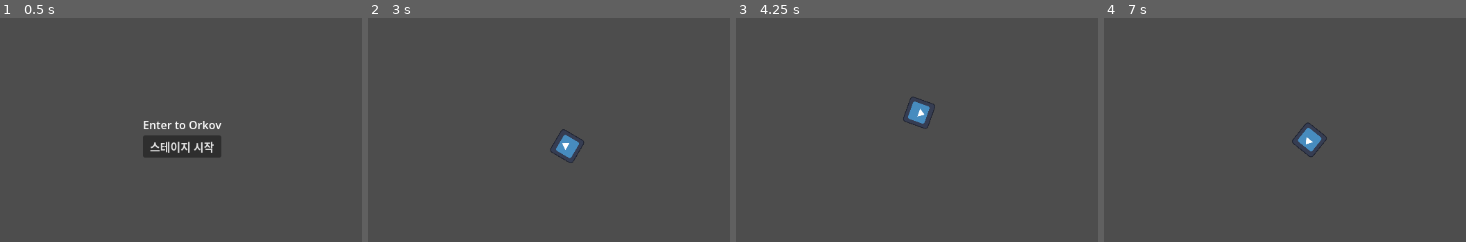
Above: before the commit, frames 1-4 (left to right).
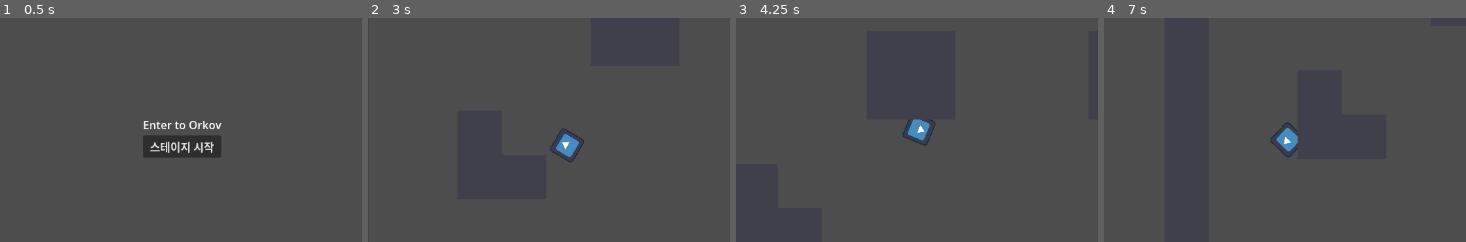
Above: after the commit, the same moments.

Repository: eueuehshsj/Orkov
Game: Godot game, scene res://scenes/main_menu.tscn
Two runs of this game, one before a commit and one after it. Both use one fixed random seed, a clock stepped at 60 frames per second and the inputs below. The project has no main scene, so this scene is started directly. The engine's default icon, where the game draws it, is replaced by a stand-in: a white triangle on a blue panel in a dark square.
Inputs (mouse positions are % of the whole screen's width and height, from its top left):
- Up to frame 1 (0.5 s): no input
- Up to frame 2 (3 s): click "스테이지 시작" at 0.5 s; tap Enter at 1.25 s; move the mouse to (69, 45) at 1.27 s; hold D (move_right) 1.28-2.03 s; click (69, 45) at 1.35 s; move the mouse to (23, 55) at 2.02 s; hold S (move_down) 2.03-2.78 s; right-click (23, 55) at 2.1 s; move the mouse to (56, 28) at 2.77 s; hold D (move_right) from 2.78 s (still down); click (56, 28) at 2.85 s
- Up to frame 3 (4.25 s): move the mouse to (39, 70) at 3.52 s; release D (move_right) at 3.53 s; hold W (move_up) from 3.53 s (still down); right-click (39, 70) at 3.6 s
- Up to frame 4 (7 s): move the mouse to (78, 65) at 4.27 s; release W (move_up) at 4.28 s; hold A (move_left) 4.28-5.78 s; click (78, 65) at 4.35 s; move the mouse to (12, 35) at 5.02 s; right-click (12, 35) at 5.1 s; tap Space at 5.75 s; move the mouse to (50, 50) at 5.77 s; hold S (move_down) 5.78-6.53 s; click (50, 50) at 5.85 s; move the mouse to (28, 25) at 6.52 s; hold D (move_right) from 6.53 s (still down); right-click (28, 25) at 6.6 s
The pictures show only the part of the screen within x 20-70%, y 23-73%; the shares and areas given below are measured in that part.

Frame 1 is identical in both runs. In frame 2, 0.2% of the frame differs, in the area x 50-60%, y 49-65%; in frame 3, 0.9%; in frame 4, 1.0%, in the area x 46-62%, y 46-63%.

Commit message:
feat: implement priority 5 - stage & quest system
- QuestManager 싱글톤: 메인/보조 목표 추적, 완료 시 신호 발행
- QuestItem 씬: 엘리트 처치 후 스폰, 플레이어 접촉 시 자동 획득
- ExtractionPoint 씬: 메인 목표 미완료 시 경고, 완료 시 귀환 시퀀스 시작
- Stage.gd: MAP_LAYOUT(20x15) 기반 프로토 맵 생성, 벽 충돌 레이어 설정
- Player.gd: player 그룹 등록 추가 (QuestItem/ExtractionPoint 감지용)
- project.godot: QuestManager 오토로드 등록

Co-Authored-By: Claude Sonnet 4.6 <noreply@anthropic.com>

Diff:
--- a/project.godot
+++ b/project.godot
@@ -18,6 +18,7 @@
 [autoload]
 
 GameManager="*res://scripts/GameManager.gd"
+QuestManager="*res://scripts/QuestManager.gd"
 
 [input]
 
--- /dev/null
+++ b/scenes/extraction_point.tscn
@@ -0,0 +1,31 @@
+[gd_scene load_steps=3 format=3]
+
+[ext_resource type="Script" path="res://scripts/ExtractionPoint.gd" id="1_extraction"]
+
+[sub_resource type="RectangleShape2D" id="RectangleShape2D_1"]
+size = Vector2(80.0, 80.0)
+
+[node name="ExtractionPoint" type="Area2D"]
+collision_layer = 64
+collision_mask = 2
+script = ExtResource("1_extraction")
+
+[node name="ZoneRect" type="ColorRect" parent="."]
+offset_left = -40.0
+offset_top = -40.0
+offset_right = 40.0
+offset_bottom = 40.0
+color = Color(0, 0.78, 0.2, 0.4)
+
+[node name="CollisionShape2D" type="CollisionShape2D" parent="."]
+shape = SubResource("RectangleShape2D_1")
+
+[node name="WarningLabel" type="Label" parent="."]
+offset_left = -100.0
+offset_top = -64.0
+offset_right = 100.0
+offset_bottom = -32.0
+scale = Vector2(2.0, 2.0)
+text = "! 메인 목표 미완료"
+horizontal_alignment = 1
+visible = false
--- a/scenes/stage.tscn
+++ b/scenes/stage.tscn
@@ -1,12 +1,24 @@
-[gd_scene load_steps=3 format=3]
+[gd_scene load_steps=4 format=3]
 
 [ext_resource type="Script" path="res://scripts/Stage.gd" id="1_stage"]
 [ext_resource type="PackedScene" path="res://scenes/player.tscn" id="2_player"]
+[ext_resource type="PackedScene" path="res://scenes/extraction_point.tscn" id="3_extraction"]
 
 [node name="Stage" type="Node2D"]
 script = ExtResource("1_stage")
 
 [node name="NavigationRegion2D" type="NavigationRegion2D" parent="."]
 
+[node name="TileMap" type="TileMap" parent="."]
+collision_layer = 1
+collision_mask = 0
+
+[node name="Items" type="Node2D" parent="."]
+
+[node name="Enemies" type="Node2D" parent="."]
+
 [node name="Player" parent="." instance=ExtResource("2_player")]
-position = Vector2(0, 0)
+position = Vector2(160, 480)
+
+[node name="ExtractionPoint" parent="." instance=ExtResource("3_extraction")]
+position = Vector2(1120, 160)
--- /dev/null
+++ b/scripts/ExtractionPoint.gd
@@ -0,0 +1,23 @@
+extends Area2D
+
+@onready var warning_label: Label = $WarningLabel
+
+func _ready() -> void:
+	body_entered.connect(_on_body_entered)
+
+func _on_body_entered(body: Node2D) -> void:
+	if not body.is_in_group("player"):
+		return
+	if QuestManager.is_main_objective_done():
+		GameManager.go_to_base({
+			"success": true,
+			"all_enemies_killed": QuestManager.all_enemies_killed,
+		})
+	else:
+		_show_warning()
+
+func _show_warning() -> void:
+	warning_label.visible = true
+	await get_tree().create_timer(2.5).timeout
+	if is_instance_valid(warning_label):
+		warning_label.visible = false
--- /dev/null
+++ b/scripts/QuestManager.gd
@@ -0,0 +1,32 @@
+extends Node
+
+signal main_objective_completed
+signal secondary_objective_completed
+
+var quest_item_collected := false
+var all_enemies_killed := false
+var total_enemies := 0
+var _killed_count := 0
+
+func reset() -> void:
+	quest_item_collected = false
+	all_enemies_killed = false
+	total_enemies = 0
+	_killed_count = 0
+
+func register_enemies(count: int) -> void:
+	total_enemies = count
+	_killed_count = 0
+
+func on_enemy_killed(is_elite: bool = false) -> void:
+	_killed_count += 1
+	if _killed_count >= total_enemies and total_enemies > 0:
+		all_enemies_killed = true
+		secondary_objective_completed.emit()
+
+func on_quest_item_picked_up() -> void:
+	quest_item_collected = true
+	main_objective_completed.emit()
+
+func is_main_objective_done() -> bool:
+	return quest_item_collected
--- a/scripts/Stage.gd
+++ b/scripts/Stage.gd
@@ -1,7 +1,39 @@
 extends Node2D
 
+const TILE_SIZE := 64
+
+# 0 = 바닥, 1 = 벽/엄폐물
+const MAP_LAYOUT := [
+	[1,1,1,1,1,1,1,1,1,1,1,1,1,1,1,1,1,1,1,1],
+	[1,0,0,0,0,0,0,0,0,0,0,0,0,0,0,0,0,0,0,1],
+	[1,0,0,0,0,0,0,0,0,0,0,0,0,0,0,0,0,0,0,1],
+	[1,0,0,1,1,0,0,0,0,0,0,0,0,0,1,1,0,0,0,1],
+	[1,0,0,1,0,0,0,0,0,0,0,0,0,0,0,1,0,0,0,1],
+	[1,0,0,0,0,0,0,0,0,0,0,0,0,0,0,0,0,0,0,1],
+	[1,0,0,0,0,0,1,1,0,0,0,1,1,0,0,0,0,0,0,1],
+	[1,0,0,0,0,0,1,1,0,0,0,1,1,0,0,0,0,0,0,1],
+	[1,0,0,0,0,0,0,0,0,0,0,0,0,0,0,0,0,0,0,1],
+	[1,0,0,1,0,0,0,0,0,0,0,0,0,0,0,1,0,0,0,1],
+	[1,0,0,1,1,0,0,0,0,0,0,0,0,0,1,1,0,0,0,1],
+	[1,0,0,0,0,0,0,0,0,0,0,0,0,0,0,0,0,0,0,1],
+	[1,0,0,0,0,0,0,0,0,0,0,0,0,0,0,0,0,0,0,1],
+	[1,0,0,0,0,0,0,0,0,0,0,0,0,0,0,0,0,0,0,1],
+	[1,1,1,1,1,1,1,1,1,1,1,1,1,1,1,1,1,1,1,1],
+]
+
+# 적 스폰 위치 (row, col) — EnemyBase 씬 추가 시 사용
+const ENEMY_SPAWN_CELLS := [
+	Vector2i(2, 15),
+	Vector2i(4, 10),
+	Vector2i(8, 5),
+	Vector2i(11, 12),
+	Vector2i(12, 17),
+]
+
 func _ready() -> void:
+	QuestManager.reset()
 	_setup_navigation()
+	_build_map()
 
 func _setup_navigation() -> void:
 	var nav_region := $NavigationRegion2D as NavigationRegion2D
@@ -14,3 +46,36 @@
 	])
 	nav_poly.add_polygon(PackedInt32Array([0, 1, 2, 3]))
 	nav_region.navigation_polygon = nav_poly
+
+func _build_map() -> void:
+	var wall_parent := Node2D.new()
+	wall_parent.name = "Walls"
+	add_child(wall_parent)
+
+	for row in MAP_LAYOUT.size():
+		for col in MAP_LAYOUT[row].size():
+			if MAP_LAYOUT[row][col] == 1:
+				_spawn_wall(wall_parent, col * TILE_SIZE, row * TILE_SIZE)
+
+func _spawn_wall(parent: Node2D, x: float, y: float) -> void:
+	var body := StaticBody2D.new()
+	body.collision_layer = 1
+	body.collision_mask = 0
+	body.position = Vector2(x + TILE_SIZE * 0.5, y + TILE_SIZE * 0.5)
+
+	var shape := CollisionShape2D.new()
+	var rect := RectangleShape2D.new()
+	rect.size = Vector2(TILE_SIZE, TILE_SIZE)
+	shape.shape = rect
+	body.add_child(shape)
+
+	var visual := ColorRect.new()
+	visual.size = Vector2(TILE_SIZE, TILE_SIZE)
+	visual.position = Vector2(-TILE_SIZE * 0.5, -TILE_SIZE * 0.5)
+	visual.color = Color(0.25, 0.25, 0.30)
+	body.add_child(visual)
+
+	parent.add_child(body)
+
+func register_enemy_count(count: int) -> void:
+	QuestManager.register_enemies(count)
--- a/scripts/quest_item.gd
+++ b/scripts/quest_item.gd
@@ -7,4 +7,5 @@
 func _on_body_entered(body: Node2D) -> void:
 	if body.is_in_group("player"):
 		GameManager.pick_up_quest_item()
+		QuestManager.on_quest_item_picked_up()
 		queue_free()
Not shown, changed: TASKS.md
